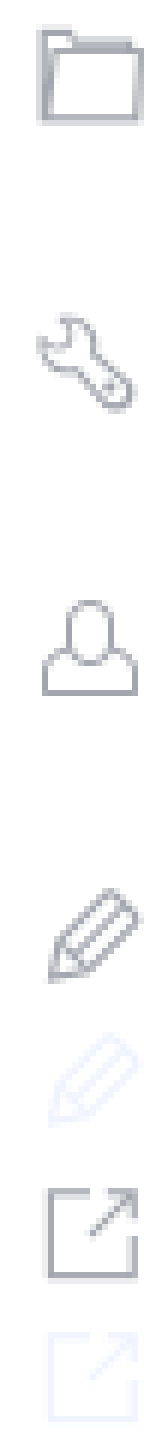
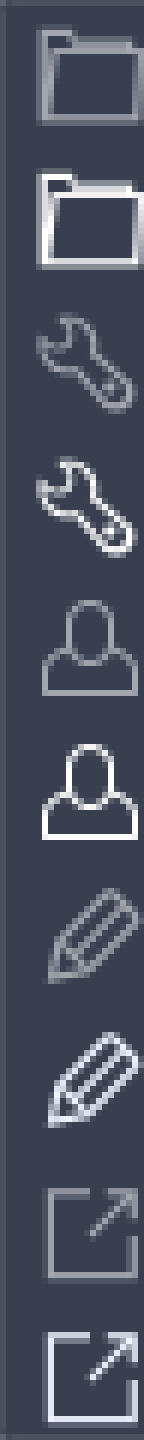
Layer changes from the first 144 x 1440 image to the second:
showed "图层 1" over (x1=0, y1=0, x2=144, y2=1440)
